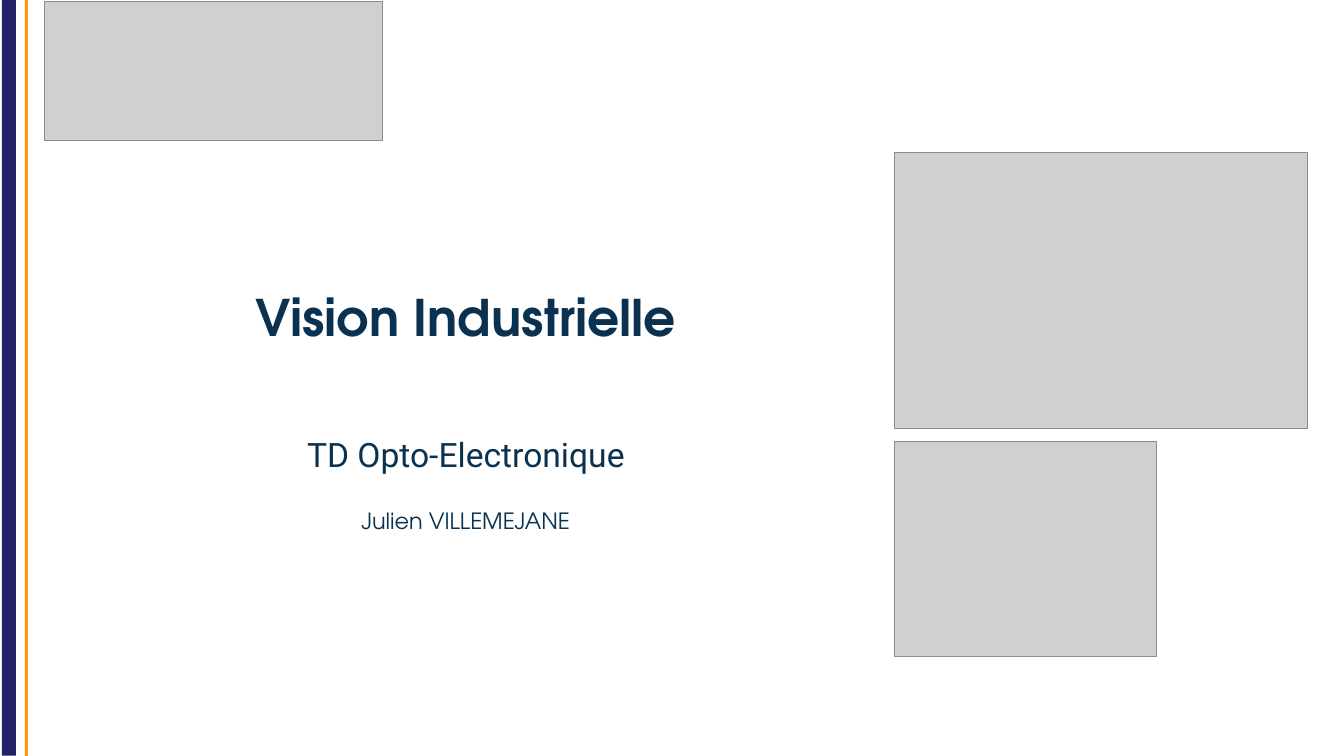
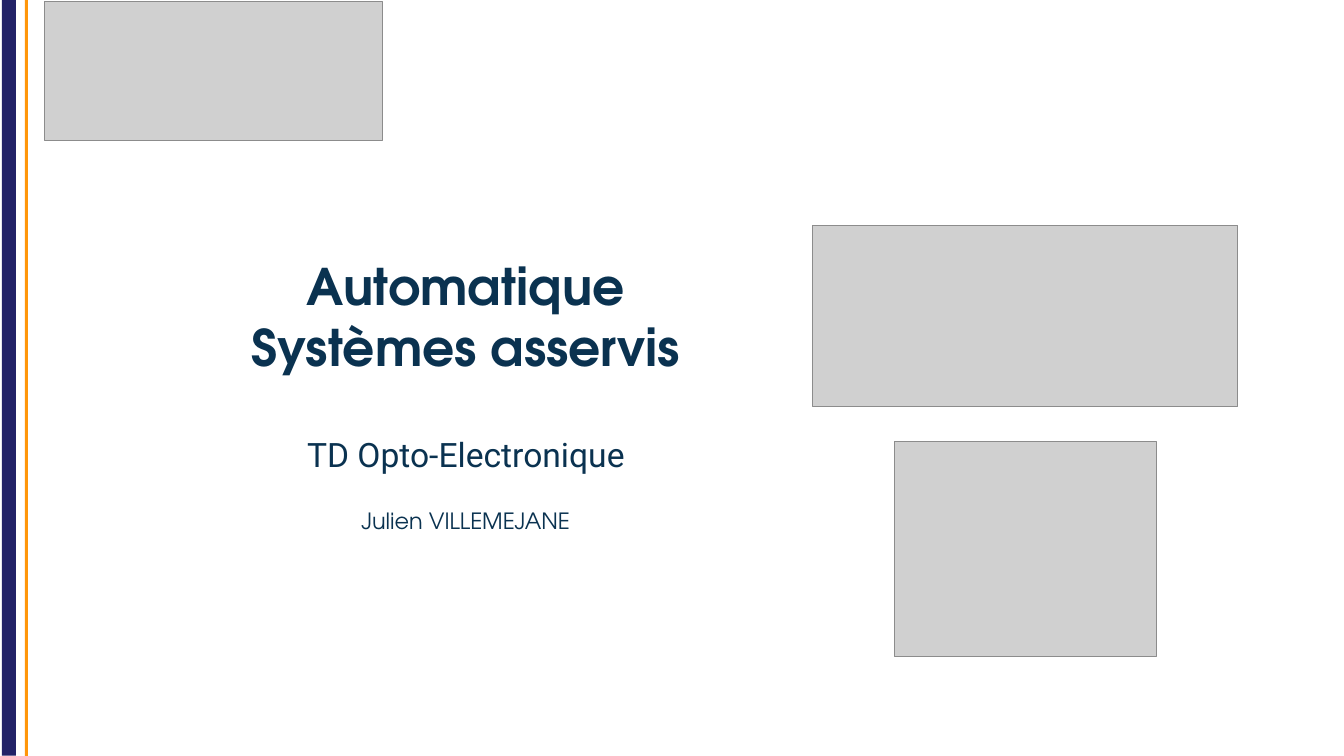
Before and after one commit to IOGS-Digital-Methods/semester-5, a slide deck: slide 1 of OptoElectronique/TD/2026/TD_asservissement/S5_OptoElectronique_TD_auto_2026.pptx. Drawn at 1344x756 pixels with LibreOffice and Linux fonts; fonts in the diff are those of the drawing; grey boxes stand for pictures; background and template pictures are left out. Boxes give left, top, right and bottom in pixels: in the first picture for what was removed or moved away, otherwise in the second. Text is boxed around its words. In the diff, an @@ line names an element or a change of style, - is before the commit and + after.

```diff
--- a/OptoElectronique/TD/2026/TD_asservissement/S5_OptoElectronique_TD_auto_2026.pptx
+++ b/OptoElectronique/TD/2026/TD_asservissement/S5_OptoElectronique_TD_auto_2026.pptx
@@ picture removed at (894, 153, 1308, 429) @@
@@ picture added at (813, 225, 1238, 406) @@
@@ title at (251, 266, 680, 376): text changed @@
-Vision Industrielle
+Automatique
+Systèmes asservis
```
Also in this commit, not shown: 15 slides added, 38 slides removed, 5 other files.
